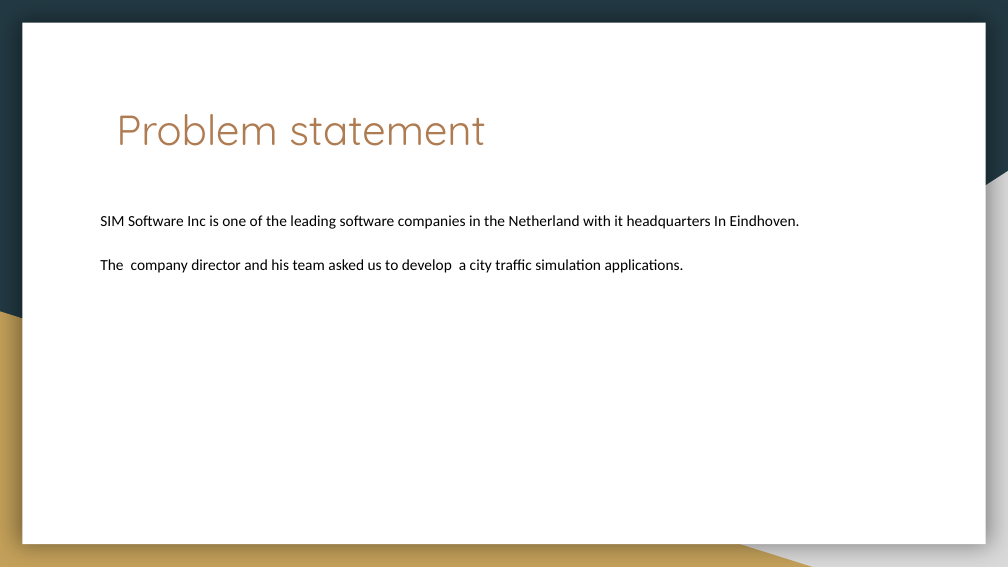
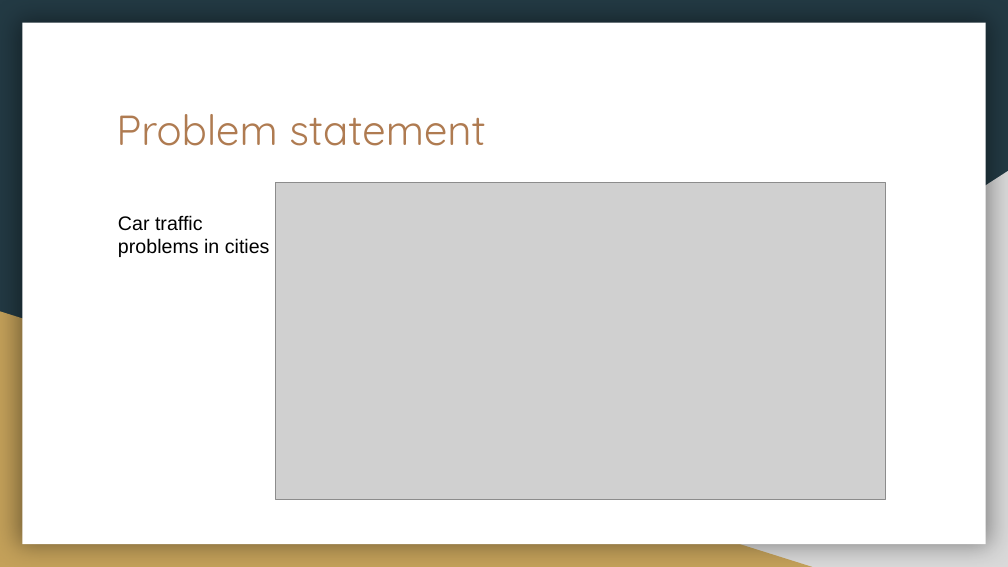
Before and after one commit to dholonakter/Csharp-Traffic-Simulation, a slide deck: slide 3 of First_version_of_the_presentation.pptx. Drawn at 1008x567 pixels with LibreOffice and Linux fonts; fonts in the diff are those of the drawing; grey boxes stand for pictures. Boxes give left, top, right and bottom in pixels: in the first picture for what was removed or moved away, otherwise in the second. Text is boxed around its words. In the diff, an @@ line names an element or a change of style, - is before the commit and + after.

```diff
--- a/First_version_of_the_presentation.pptx
+++ b/First_version_of_the_presentation.pptx
@@ picture added at box(276, 182, 886, 499) @@
@@ text removed at box(100, 215, 800, 273) @@
-SIM Software Inc is one of the leading software companies in the Netherland with it headquarters In Eindhoven.
-The company director and his team asked us to develop a city traffic simulation applications.
@@ text added at box(118, 215, 270, 257), 14 pt, text #000000 @@
+Car traffic
+problems in cities
```
Also in this commit, not shown: 3 other slides changed, 2 other files.
